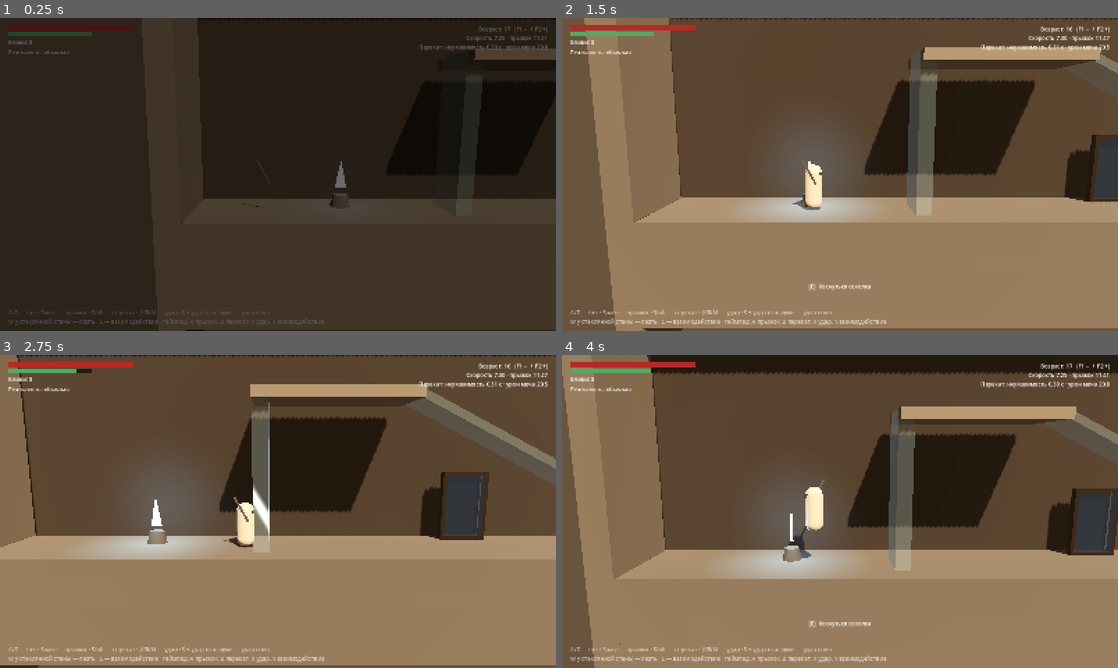
Above: before the commit, frames 1-4 (two rows, left to right).
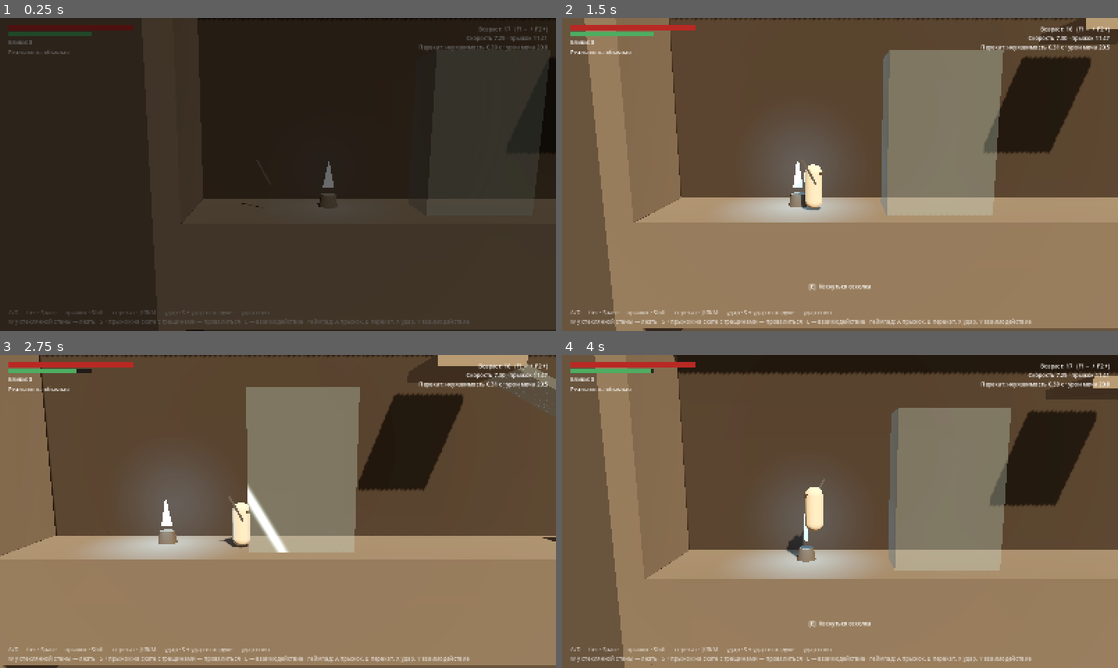
Above: after the commit, the same moments.

Repository: lSiool/mirror_souls
Game: Godot game, scene res://main.tscn
The game is run twice, just before and just after one commit, with the same random seed, the same clock (stepped at 60 frames per second) and the same inputs.
Inputs:
- Up to frame 1 (0.25 s): no input
- Up to frame 2 (1.5 s): hold D (move_right) 0.53-1.28 s; tap J (attack) at 0.6 s; tap Space (jump) at 0.77 s; hold F1 (debug_age_down) from 1.28 s (still down); tap E (interact) at 1.35 s
- Up to frame 3 (2.75 s): tap Space (jump) at 1.52 s; release F1 (debug_age_down) at 2.03 s; hold D (move_right) from 2.03 s (still down); tap Shift (roll) at 2.1 s
- Up to frame 4 (4 s): release D (move_right) at 2.78 s; hold F2 (debug_age_up) 2.78-3.53 s; tap J (attack) at 2.85 s; tap Space (jump) at 3.02, 3.77 s; hold A (move_left) from 3.53 s (still down); tap E (interact) at 3.6 s

The runs differ from the first frame. In frame 1, 6.2% of the frame differs, in the area x 18-100%, y 9-99%; in frame 2, 18%; in frame 3, 24%; in frame 4, 28%, in the area x 0-100%, y 0-100%.

Commit message:
feat: rebuild room 001 for two-way traversal
Co-Authored-By: Claude Opus 5.5 <noreply@anthropic.com>
Claude-Session: https://claude.ai/code/session_01Fv2qucwL9WcP8G16QQ3Bmc

Diff:
--- a/ui/hud.tscn
+++ b/ui/hud.tscn
@@ -91,7 +91,7 @@
 offset_bottom = -16.0
 grow_vertical = 0
 text = "A/D — бег · Space — прыжок · Shift — перекат · J/ЛКМ — удар · S + удар в воздухе — удар вниз
-W у стеклянной стены — лезть · E — взаимодействие · геймпад: A прыжок, B перекат, X удар, Y взаимодействие"
+W у стеклянной стены — лезть · S + прыжок на скате с трещинами — провалиться · E — взаимодействие · геймпад: A прыжок, B перекат, X удар, Y взаимодействие"
 
 [node name="Prompt" type="Label" parent="."]
 unique_name_in_owner = true
--- a/world/rooms/room_001.tscn
+++ b/world/rooms/room_001.tscn
@@ -28,35 +28,36 @@
 [node name="Room001" type="Node3D"]
 script = ExtResource("1_room")
 room_id = &"room_001"
+width = 48.0
 
 [node name="Geometry" type="Node3D" parent="."]
 
 [node name="FloorLeft" type="CSGBox3D" parent="Geometry"]
 position = Vector3(-7.5, -2, 0)
 use_collision = true
-size = Vector3(25, 4, 4)
+size = Vector3(33, 4, 4)
 material = SubResource("Mat_stone")
 
 [node name="FloorRight" type="CSGBox3D" parent="Geometry"]
-position = Vector3(14.5, -2, 0)
+position = Vector3(18.5, -2, 0)
 use_collision = true
 size = Vector3(11, 4, 4)
 material = SubResource("Mat_stone")
 
 [node name="PitBottom" type="CSGBox3D" parent="Geometry"]
-position = Vector3(7, -3.5, 0)
+position = Vector3(11, -3.5, 0)
 use_collision = true
 size = Vector3(4, 1, 4)
 material = SubResource("Mat_stone")
 
 [node name="WallLeft" type="CSGBox3D" parent="Geometry"]
-position = Vector3(-20.5, 5, 0)
+position = Vector3(-24.5, 5, 0)
 use_collision = true
 size = Vector3(1, 22, 4)
 material = SubResource("Mat_stone")
 
 [node name="WallRight" type="CSGBox3D" parent="Geometry"]
-position = Vector3(20.5, 5, 0)
+position = Vector3(24.5, 5, 0)
 use_collision = true
 size = Vector3(1, 22, 4)
 material = SubResource("Mat_stone")
@@ -64,73 +65,81 @@
 [node name="Ceiling" type="CSGBox3D" parent="Geometry"]
 position = Vector3(0, 13.5, 0)
 use_collision = true
-size = Vector3(42, 1, 4)
+size = Vector3(50, 1, 4)
 material = SubResource("Mat_stone")
 
-[node name="UpperPlatform" type="CSGBox3D" parent="Geometry"]
-position = Vector3(-6.9, 5.8, 0)
+[node name="UpperLedge" type="CSGBox3D" parent="Geometry"]
+position = Vector3(-7, 6.8, 0)
 use_collision = true
-size = Vector3(6, 0.4, 3)
+size = Vector3(3, 0.4, 3)
 material = SubResource("Mat_platform")
 
 [node name="NichePillarLeft" type="CSGBox3D" parent="Geometry"]
-position = Vector3(16.2, 1.6, -1.5)
+position = Vector3(19.2, 1.6, -1.5)
 size = Vector3(0.4, 3.2, 1.5)
 material = SubResource("Mat_platform")
 
 [node name="NichePillarRight" type="CSGBox3D" parent="Geometry"]
-position = Vector3(18.8, 1.6, -1.5)
+position = Vector3(21.8, 1.6, -1.5)
 size = Vector3(0.4, 3.2, 1.5)
 material = SubResource("Mat_platform")
 
 [node name="NicheLintel" type="CSGBox3D" parent="Geometry"]
-position = Vector3(17.5, 3.35, -1.5)
+position = Vector3(20.5, 3.35, -1.5)
 size = Vector3(3, 0.3, 1.5)
 material = SubResource("Mat_platform")
 
 [node name="MirrorLedge" type="CSGBox3D" parent="Geometry" groups=["mirror_only"]]
-position = Vector3(-13.25, 7.3, 0)
+position = Vector3(-10.25, 8.3, 0)
 use_collision = true
-size = Vector3(3.5, 0.4, 3)
+size = Vector3(2.5, 0.4, 3)
 material = SubResource("Mat_platform")
 
 [node name="BackWall" type="CSGBox3D" parent="Geometry"]
 position = Vector3(0, 4, -2.5)
-size = Vector3(42, 20, 0.5)
+size = Vector3(50, 20, 0.5)
 material = SubResource("Mat_back")
 
 [node name="Spawns" type="Node3D" parent="."]
 
 [node name="PlayerStart" type="Marker3D" parent="Spawns"]
-position = Vector3(-17, 0.1, 0)
+position = Vector3(-21, 0.1, 0)
 
 [node name="Glass" type="Node3D" parent="."]
 
-[node name="ClimbWall" parent="Glass" instance=ExtResource("2_glass")]
-position = Vector3(-9.6, 3, 0)
+[node name="Tower" parent="Glass" instance=ExtResource("2_glass")]
+position = Vector3(-13, 3, 0)
 role = 2
-size = Vector3(0.6, 6, 2)
+size = Vector3(4, 6, 2)
 breakable = false
 
-[node name="Slope" parent="Glass" instance=ExtResource("2_glass")]
-position = Vector3(-0.38, 4.08, 0)
-rotation = Vector3(0, 0, -0.4695)
+[node name="Slope" parent="Glass" groups=["normal_only"] instance=ExtResource("2_glass")]
+position = Vector3(-1.07, 4.56, 0)
+rotation = Vector3(0, 0, -0.4636)
 role = 1
-size = Vector3(7.9, 0.3, 2)
+size = Vector3(10.2, 0.3, 2)
+
+[node name="SlopeSolid" parent="Glass" groups=["mirror_only"] instance=ExtResource("2_glass")]
+position = Vector3(-1.07, 4.56, 0)
+rotation = Vector3(0, 0, -0.4636)
+role = 1
+size = Vector3(10.2, 0.3, 2)
 breakable = false
 
 [node name="TrapGlass" parent="Glass" instance=ExtResource("2_glass")]
-position = Vector3(7, -0.15, 0)
+position = Vector3(11, -0.15, 0)
 glass_type = 2
 size = Vector3(4, 0.3, 2)
+crumble_time = 0.42
+restore_time = 2.75
 
 [node name="NicheGlass" parent="Glass" node_paths=PackedStringArray("contents") groups=["normal_only"] instance=ExtResource("2_glass")]
-position = Vector3(17.5, 1.6, -0.75)
+position = Vector3(20.5, 1.6, -0.75)
 size = Vector3(2.2, 3.2, 0.2)
 contents = [NodePath("../../Objects/Chest")]
 
 [node name="NicheGlassMurky" parent="Glass" node_paths=PackedStringArray("contents") groups=["mirror_only"] instance=ExtResource("2_glass")]
-position = Vector3(17.5, 1.6, -0.75)
+position = Vector3(20.5, 1.6, -0.75)
 glass_type = 1
 size = Vector3(2.2, 3.2, 0.2)
 contents = [NodePath("../../Objects/Ambusher")]
@@ -139,30 +148,35 @@
 [node name="Objects" type="Node3D" parent="."]
 
 [node name="MirrorPortal" parent="Objects" instance=ExtResource("3_portal")]
-position = Vector3(-1, 0, 0)
+position = Vector3(15.5, 0, 0)
 transformations = Array[ExtResource("4_transform")]([SubResource("FlipX_main")])
 
 [node name="MirrorShard" parent="Objects" instance=ExtResource("6_shard")]
-position = Vector3(-14, 0, 0)
+position = Vector3(-18.5, 0, 0)
 
 [node name="Chest" parent="Objects" groups=["normal_only"] instance=ExtResource("7_chest")]
-position = Vector3(17.5, 0, -1.6)
+position = Vector3(20.5, 0, -1.6)
 reward = 50
 flag_id = &"room_001_chest"
 
 [node name="MirrorChest" parent="Objects" groups=["mirror_only"] instance=ExtResource("7_chest")]
-position = Vector3(-13.5, 7.5, 0)
+position = Vector3(-10.5, 8.5, 0)
 reward = 150
 flag_id = &"room_001_mirror_chest"
 
 [node name="Soldier" parent="Objects" groups=["normal_only"] instance=ExtResource("8_dummy")]
-position = Vector3(13, 0, 0)
+position = Vector3(0, 0, 0)
+patrol_distance = 3.0
+
+[node name="MirrorSoldier" parent="Objects" groups=["mirror_only"] instance=ExtResource("8_dummy")]
+position = Vector3(6, 0, 0)
+patrol_distance = 1.5
 
 [node name="Ambusher" parent="Objects" groups=["mirror_only"] instance=ExtResource("8_dummy")]
-position = Vector3(17.5, 0, -1.6)
+position = Vector3(20.5, 0, -1.6)
 dormant = true
 non_lethal = true
 
 [node name="Spikes" parent="Objects" instance=ExtResource("9_spikes")]
-position = Vector3(7, -3, 0)
+position = Vector3(11, -3, 0)
 width = 3.8
